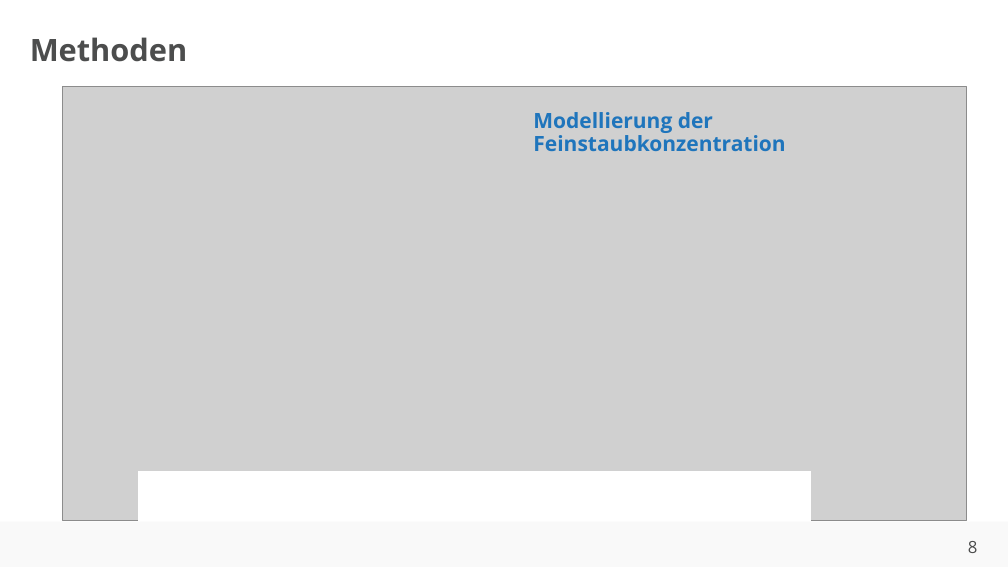
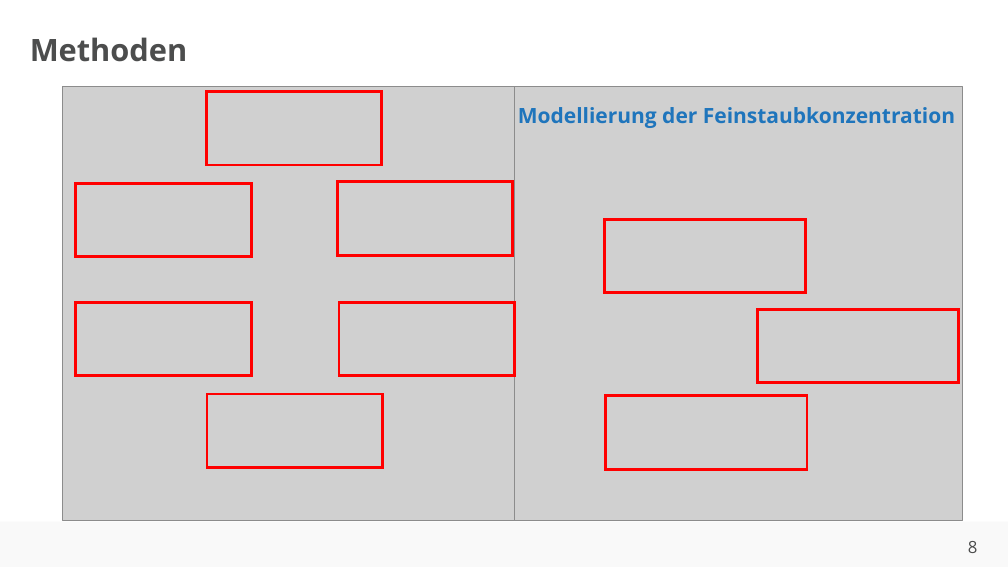
Before and after one commit to ahndavin/Abschlussarbeit_Bachelor, a slide deck: slide 8 of Kolloquium/Kolloquium.pptx. Drawn at 1008x567 pixels with LibreOffice and Linux fonts; fonts in the diff are those of the drawing; grey boxes stand for pictures; background and template pictures are left out. Boxes give left, top, right and bottom in pixels: in the first picture for what was removed or moved away, otherwise in the second. Text is boxed around its words. In the diff, an @@ line names an element or a change of style, - is before the commit and + after.

```diff
--- a/Kolloquium/Kolloquium.pptx
+++ b/Kolloquium/Kolloquium.pptx
@@ picture: place and size @@
-picture at (62,87,968,520)
+picture at (62,87,515,520)
@@ picture added at (515,87,963,520) @@
@@ rectangle added at (207,92,382,165), outline #FF0000 2 pt @@
@@ text "Modellierung der Feinstaubkonzentration" rewrapped from (533,112,785,151) to (518,107,955,128) @@
@@ rectangle added at (76,183,251,257), outline #FF0000 2 pt @@
@@ rectangle added at (338,181,513,255), outline #FF0000 2 pt @@
@@ rectangle added at (604,219,805,292), outline #FF0000 2 pt @@
@@ rectangle added at (76,302,251,376), outline #FF0000 2 pt @@
@@ rectangle added at (339,302,514,376), outline #FF0000 2 pt @@
@@ rectangle added at (757,309,959,383), outline #FF0000 2 pt @@
@@ rectangle added at (207,394,382,468), outline #FF0000 2 pt @@
@@ rectangle added at (606,396,807,470), outline #FF0000 2 pt @@
@@ rectangle removed at (138,472,810,520) @@
```
Also in this commit, not shown: 9 other slides changed, 4 slides added, 1 slide removed.
